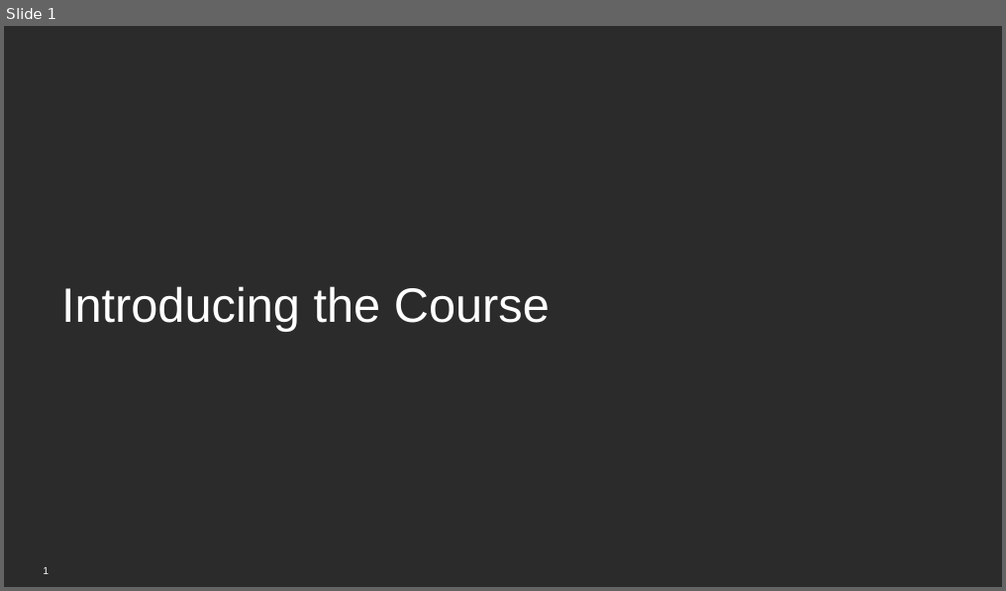
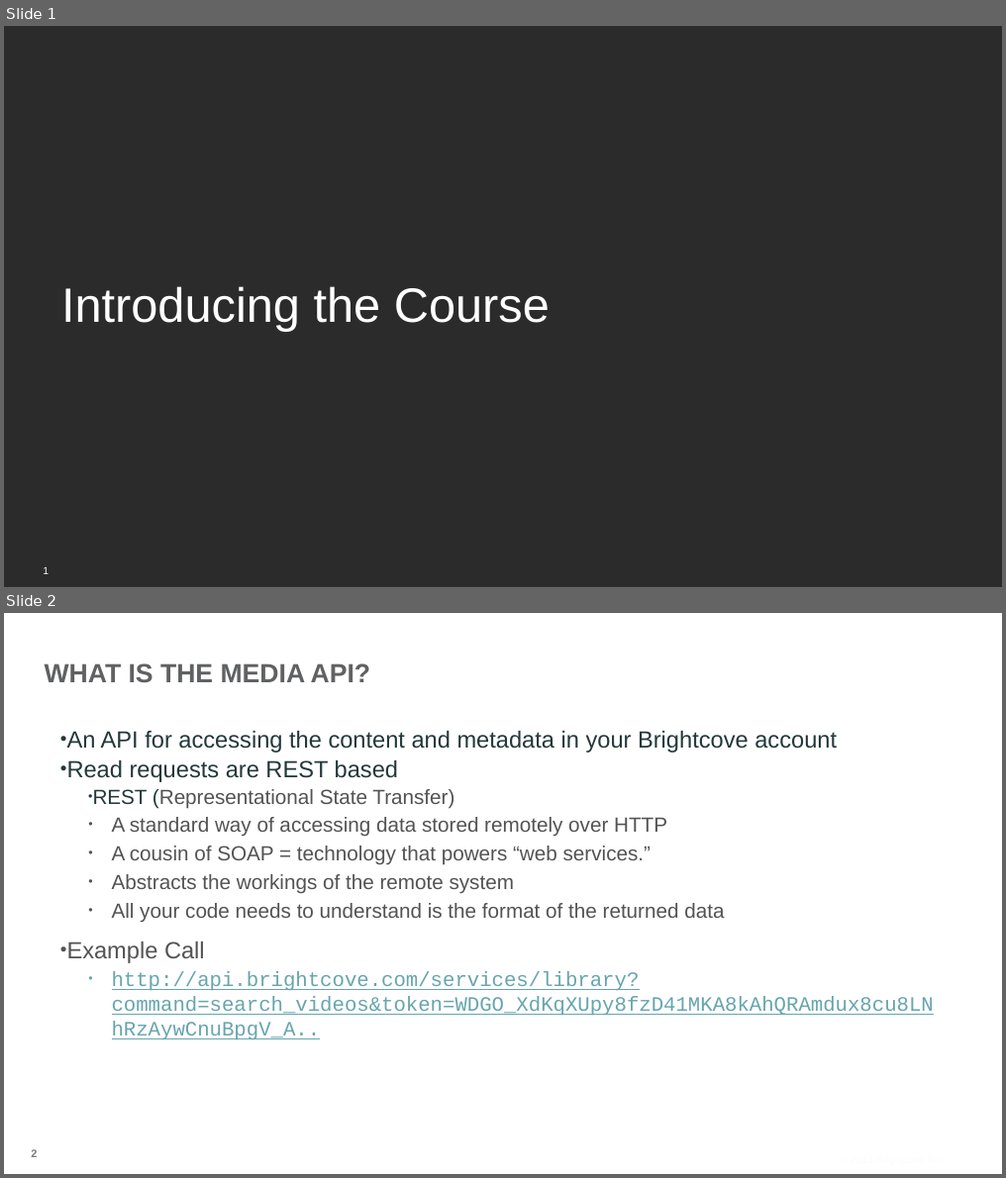
Before and after one commit to BrightcoveLearning/VideoCloudMediaAPI, a slide deck: VideoSessionsMaterials/Introducing.pptx. Shown one above the other, each under a label of ours: slide 1 before the commit, slides 1 and 2 after it. The pictures are 1006x591 and 1006x1178 pixels, drawn with LibreOffice and Linux fonts; fonts in the diff are those of the drawing; background and template pictures are left out; a plain dark background stands for a picture behind light text. Boxes give left, top, right and bottom in pixels: in the first picture for what was removed or moved away, otherwise in the second. Text is boxed around its words. In the diff, an @@ line names an element or a change of style, - is before the commit and + after.

Commit message:
Changes to PPTs for video recordings

```diff
--- a/VideoSessionsMaterials/Introducing.pptx
+++ b/VideoSessionsMaterials/Introducing.pptx
@@ slide 2 added at [4, 613, 1002, 1174], background picture (left out) @@
@@ title added at [45, 663, 371, 683], 36 pt, text #606163, bold @@
+WHAT IS THE MEDIA API?
@@ text added at [67, 731, 934, 1041], 28 pt, text #535353 @@
+• An API for accessing the content and metadata in your Brightcove account
+• Read requests are REST based
+  • REST (Representational State Transfer)
+  • A standard way of accessing data stored remotely over HTTP
+  • A cousin of SOAP = technology that powers “web services.”
+  • Abstracts the workings of the remote system
+  • All your code needs to understand is the format of the returned data
+• Example Call
+  • http://api.brightcove.com/services/library?command=search_videos&token=WDGO_XdKqXUpy8fzD41MKA8kAhQRAmdux8cu8LNhRzAywCnuBpgV_A..
@@ page number added at [31, 1150, 37, 1157], 15 pt, text #7B7B7B, bold @@
+2
@@ text added at [835, 1152, 949, 1169], 14 pt, text #FBFCFF @@
+© 2013 Brightcove Inc.
```
Also in this commit, not shown: 5 other slides added, 2 slides removed, 16 other files.
